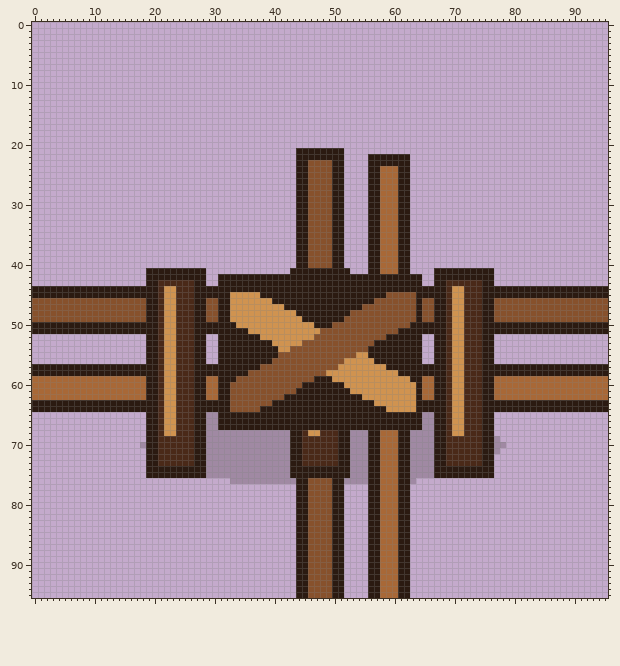
Pixel-art file -- assets/source/aseprite/objects/placeables_96/gate_closed_tee-up_96.aseprite. That is the earlier state.
96x96 pixels, 1 frame.
After the commit:
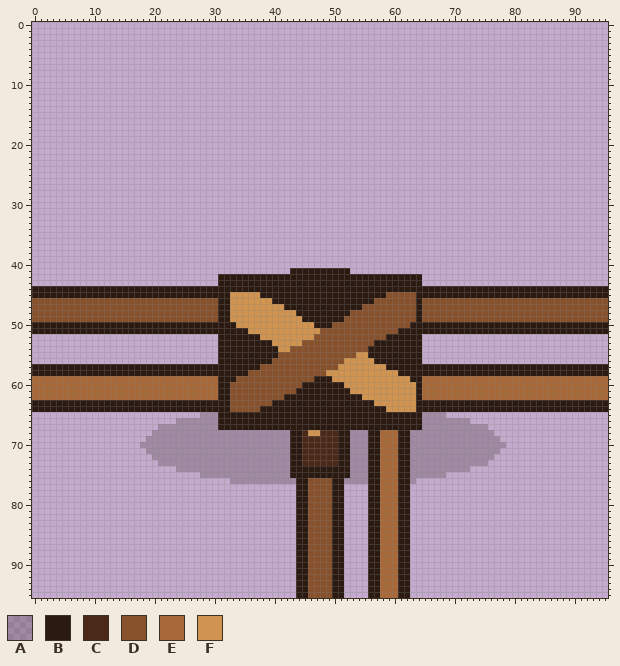
Palette (. is transparent): A #1b120d37  B #2b1a11  C #4a2918  D #87512c  E #a86837  F #d09350
Changes in this commit:
Changed rows in their new state; - is an unchanged pixel.
first column x 19:
21 -------------------------........-------------------------
22 -------------------------........----.......--------------
23 -------------------------........----.......--------------
24 -------------------------........----.......--------------
25 -------------------------........----.......--------------
26 -------------------------........----.......--------------
27 -------------------------........----.......--------------
28 -------------------------........----.......--------------
29 -------------------------........----.......--------------
30 -------------------------........----.......--------------
31 -------------------------........----.......--------------
32 -------------------------........----.......--------------
33 -------------------------........----.......--------------
34 -------------------------........----.......--------------
35 -------------------------........----.......--------------
36 -------------------------........----.......--------------
37 -------------------------........----.......--------------
38 -------------------------........----.......--------------
39 -------------------------........----.......--------------
40 -------------------------........----.......--------------
41 ..........---------------------------.......----..........
42 ..........--------------------------------------..........
43 ..........--------------------------------------..........
44 --BBBBBB------------------------------------------BBBBBB--
45 --BBBBBB------------------------------------------BBBBBB--
46 DDDDDDDDDD--------------------------------------DDDDDDDDDD
47 DDDDDDDDDD--------------------------------------DDDDDDDDDD
48 DDDDDDDDDD--------------------------------------DDDDDDDDDD
49 DDDDDDDDDD--------------------------------------DDDDDDDDDD
50 --BBBBBB------------------------------------------BBBBBB--
51 --BBBBBB------------------------------------------BBBBBB--
52 ..........--------------------------------------..........
53 ..........--------------------------------------..........
54 ..........--------------------------------------..........
55 ..........--------------------------------------..........
56 ..........--------------------------------------..........
57 --BBBBBB------------------------------------------BBBBBB--
58 --BBBBBB------------------------------------------BBBBBB--
59 EEEEEEEEEE--------------------------------------EEEEEEEEEE
60 EEEEEEEEEE--------------------------------------EEEEEEEEEE
61 EEEEEEEEEE--------------------------------------EEEEEEEEEE
62 EEEEEEEEEE--------------------------------------EEEEEEEEEE
63 --BBBBBB------------------------------------------BBBBBB--
64 --BBBBBB------------------------------------------BBBBBB--
65 .........A--------------------------------------AA........
66 .....AAAAA--------------------------------------AAAAAA....
67 ..AAAAAAAA--------------------------------------AAAAAAAAA.
68 .AAAAAAAAA--------------------------------------AAAAAAAAAA
69 AAAAAAAAAA--------------------------------------AAAAAAAAAA
70 AAAAAAAAAA--------------------------------------AAAAAAAAAA
71 AAAAAAAAAA--------------------------------------AAAAAAAAAA
72 .AAAAAAAAA--------------------------------------AAAAAAAAAA
73 ..AAAAAAAA--------------------------------------AAAAAAAAA.
74 .....AAAAA--------------------------------------AAAAAA....
75 .........A--------------------------------------AA........
Changed places in both pictures, as pixel boxes (x1, y1, x2, y2):
erased: (296, 148, 410, 274)
changed: (146, 268, 206, 478)
changed: (434, 268, 494, 478)
